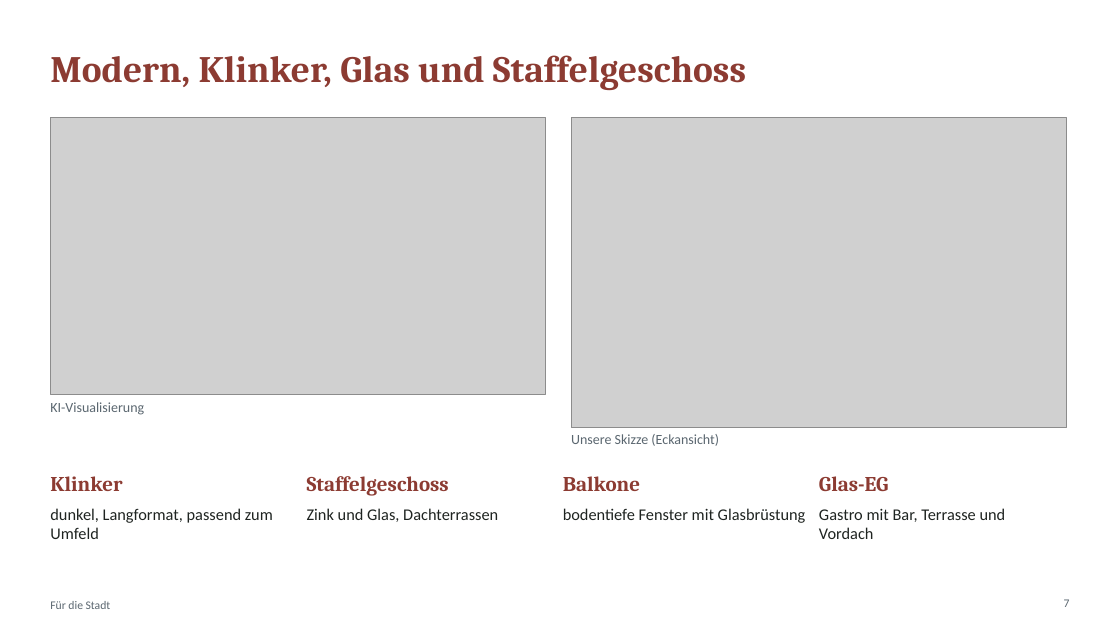
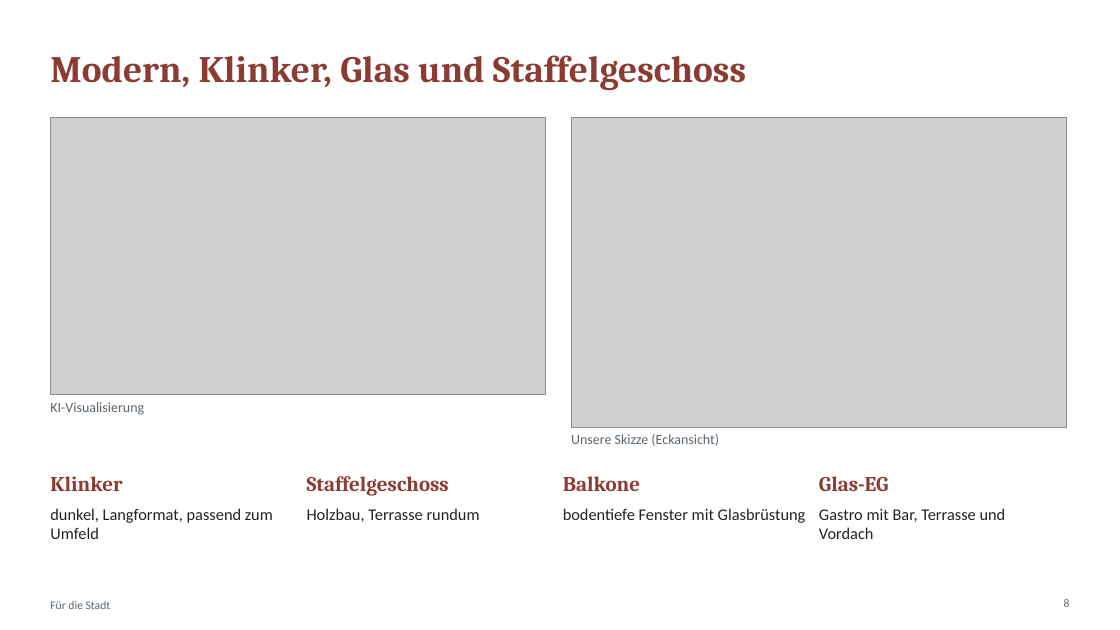
Before and after one commit to CartoonUsername/bau-projekt, a slide deck: slide 8 of praesentation/Neue-Mitte-Werlte_Baufeld3_6-Wohnungen_Gastro-EG.pptx (slide 7 before the commit). Drawn at 1120x630 pixels with LibreOffice and Linux fonts; fonts in the diff are those of the drawing; grey boxes stand for pictures. Boxes give left, top, right and bottom in pixels: in the first picture for what was removed or moved away, otherwise in the second. Text is boxed around its words. In the diff, an @@ line names an element or a change of style, - is before the commit and + after.

```diff
--- a/praesentation/Neue-Mitte-Werlte_Baufeld3_6-Wohnungen_Gastro-EG.pptx
+++ b/praesentation/Neue-Mitte-Werlte_Baufeld3_6-Wohnungen_Gastro-EG.pptx
@@ text at bbox=[307, 508, 480, 522]: text changed @@
-Zink und Glas, Dachterrassen
+Holzbau, Terrasse rundum
@@ page number at bbox=[1064, 599, 1070, 607]: text changed @@
-7
+8
```
Also in this commit, not shown: 15 other slides changed, 1 slide added, 13 other files.
